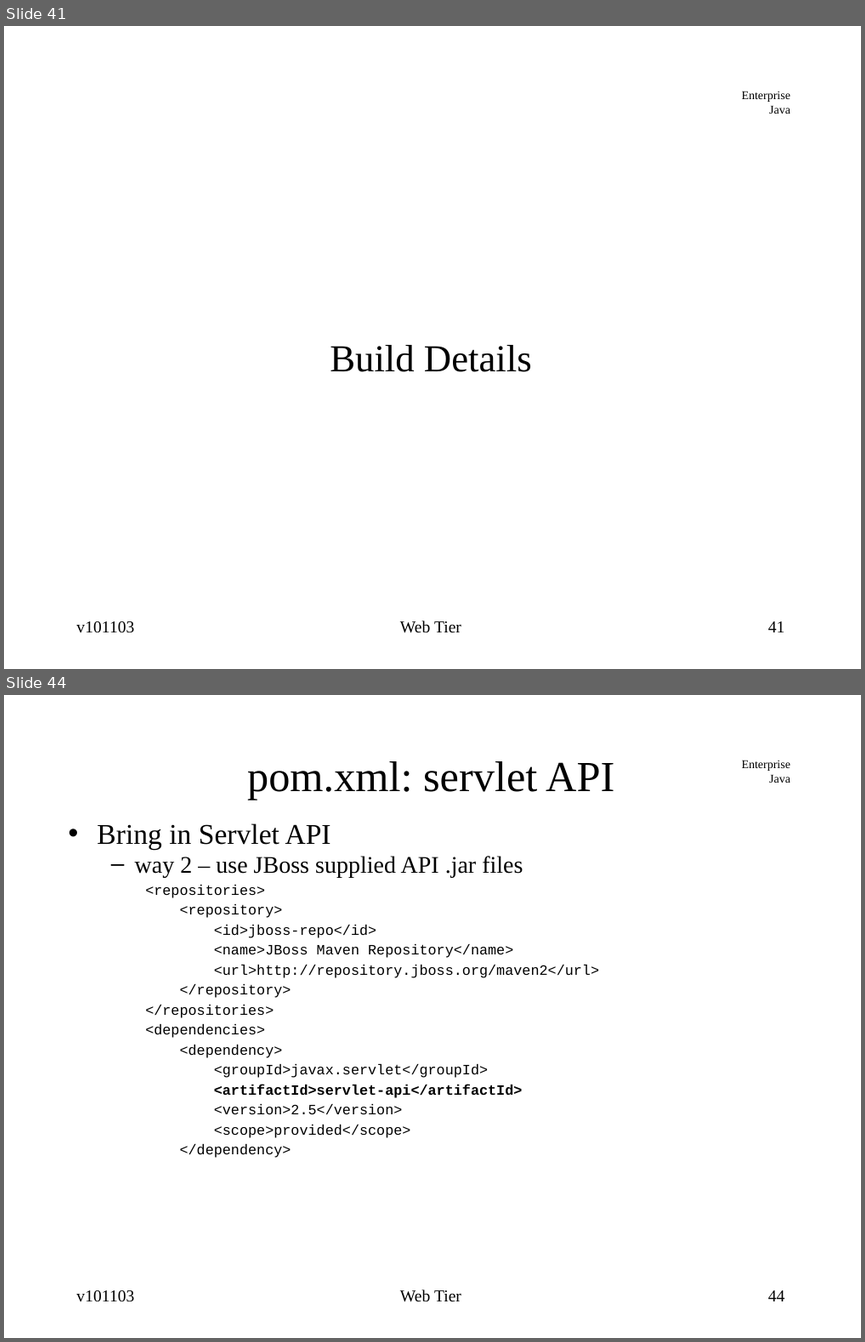
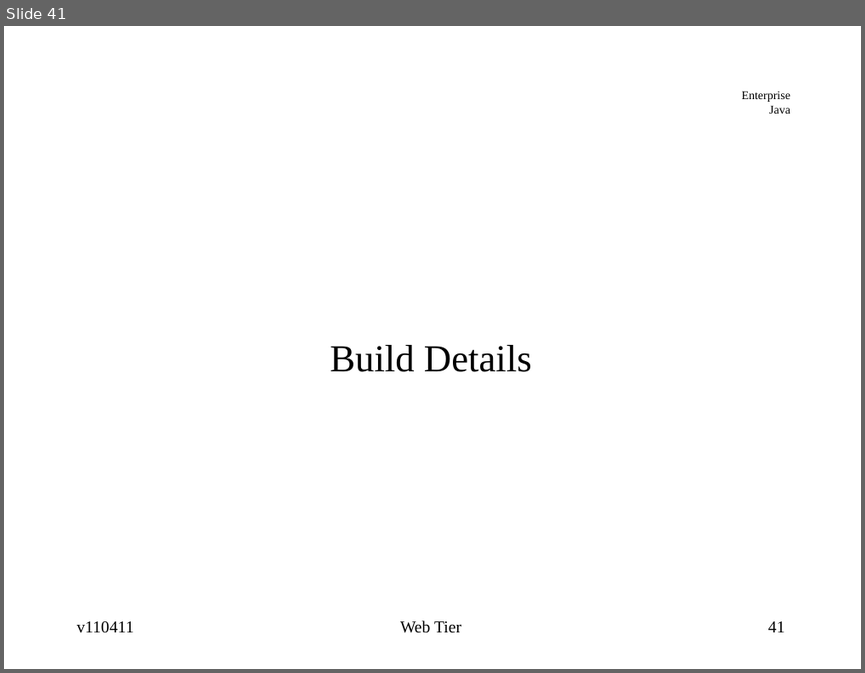
Before and after one commit to jcstaff/ejava-javaee, a slide deck: webtier/src/site/resources/lectures/webTier.ppt. Shown one above the other, each under a label of ours: slides 41 and 44 before the commit, slide 41 after it; the slides between them are not shown. The pictures are 865x1342 and 865x673 pixels, drawn with LibreOffice and Linux fonts; fonts in the diff are those of the drawing. Boxes give left, top, right and bottom in pixels: in the first picture for what was removed or moved away, otherwise in the second. Text is boxed around its words. In the diff, an @@ line names an element or a change of style, - is before the commit and + after.

```diff
--- a/webtier/src/site/resources/lectures/webTier.ppt
+++ b/webtier/src/site/resources/lectures/webTier.ppt
@@ slide 44 removed at bbox=[4, 695, 861, 1338], background #FFFFFF; not listed: 1 template element that a slide beside it also shows @@
@@ title removed at bbox=[247, 761, 614, 800] @@
-pom.xml: servlet API
@@ text removed at bbox=[97, 823, 599, 1157] @@
-• Bring in Servlet API
-  – way 2 – use JBoss supplied API .jar files
-  <repositories>
-  <repository>
-  <id>jboss-repo</id>
-  <name>JBoss Maven Repository</name>
-  <url>http://repository.jboss.org/maven2</url>
-  </repository>
-  </repositories>
-  <dependencies>
-  <dependency>
-  <groupId>javax.servlet</groupId>
-  <artifactId>servlet-api</artifactId>
-  <version>2.5</version>
-  <scope>provided</scope>
-  </dependency>
@@ text removed at bbox=[76, 1290, 134, 1302] @@
-v101103
@@ text removed at bbox=[400, 1289, 461, 1302] @@
-Web Tier
@@ page number removed at bbox=[768, 1290, 785, 1301] @@
-44
@@ slide 41 changed as well @@
@@ text at bbox=[77, 621, 134, 633]: text changed @@
-v101103
+v110411
```
Also in this commit, not shown: 47 other slides changed, 4 other slides removed, 36 other files.
